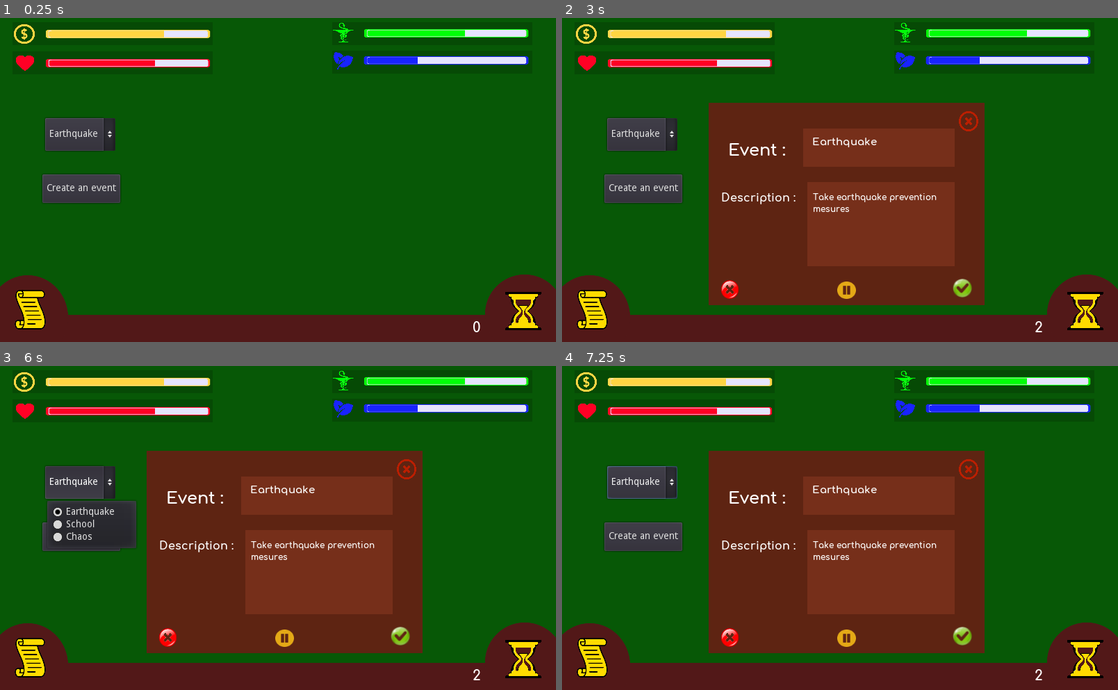
Above: before the commit, frames 1-4 (two rows, left to right).
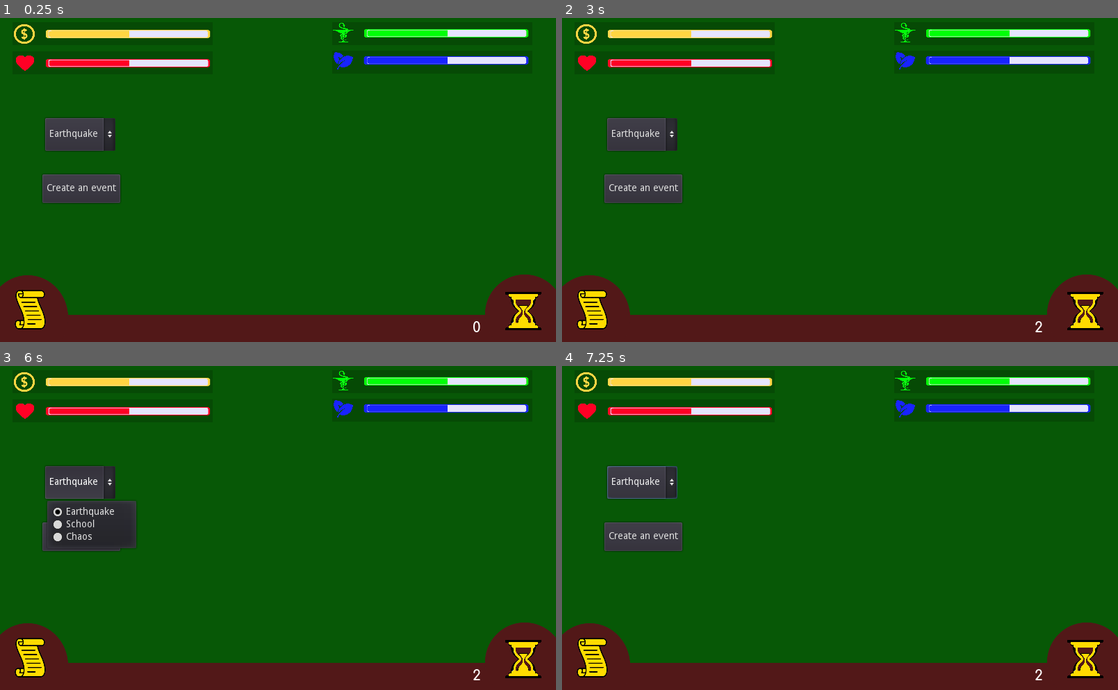
Above: after the commit, the same moments.

Repository: Speedphoenix/Mayor-of-Kanaka
Game: Godot game, scene res://scenes/MainScene.tscn
The game is run twice, just before and just after one commit, with the same random seed, the same clock (stepped at 60 frames per second) and the same inputs.
Inputs (mouse positions are in pixels of both pictures, inside the frame that each line leads up to):
- Up to frame 1 (0.25 s): no input
- Up to frame 2 (3 s): click (1084, 309) at 0.5 s; click (1084, 309) at 1.25 s; click "Create an event" at 2 s; click (728, 290) at 2.75 s
- Up to frame 3 (6 s): click (283, 638) at 3.52 s; click (400, 634) at 4.27 s; click (400, 634) at 5.02 s; click "Earthquake" at 5.75 s
- Up to frame 4 (7.25 s): click (589, 657) at 6.5 s

The runs differ from the first frame. In frame 1, 0.4% of the frame differs, in the area x 23-84%, y 3-16%; in frame 2, 31%, in the area x 23-84%, y 3-89%; in frame 3, 31%; in frame 4, 31%.

Commit message:
v0.1 of events management
events are now affectings global bars, but they still need to be improved

Diff:
--- a/assets/events/events.json
+++ b/assets/events/events.json
@@ -3,16 +3,12 @@
         "id" : 0,
         "title": "default title",
         "description": "default description",
-        "effect": {
+        "effects": {
             "onAccepted":{
-                "onBarID" : [],
-                "value": [],
-                "turnBeforeEffect" : []
+
             },
             "onRefused":{
-                "onBarID" : [],
-                "value": [],
-                "turnBeforeEffect" : []
+
             }
         }
     },
@@ -20,16 +16,32 @@
         "id" : 1,
         "title": "Earthquake",
         "description": "Take earthquake prevention mesures",
-        "effect": {
+        "effects": {
             "onAccepted":{
-                "onBarID" : [2, 3],
-                "value": [-20, 12],
-                "turnBeforeEffect" : [1, 3]
+                "1" : {
+                    "onBar" : "ECONOMY",
+                    "value": -15,
+                    "turnsBeforeEffect": 1
+                },
+                "2" : {
+                    "onBar" : "SATISFACTION",
+                    "value": 10,
+                    "turnsBeforeEffect": 2
+                }
+
             },
             "onRefused":{
-                "onBarID" : [2, 4],
-                "value": [2, 10],
-                "turnBeforeEffect" : [1, 1]
+                "1" : {
+                    "onBar" : "SATISFACTION",
+                    "value": -10,
+                    "turnsBeforeEffect": 1
+                },
+                "2" : {
+                    "onBar" : "HEALTH",
+                    "value": -20,
+                    "turnsBeforeEffect": 1
+                }
+
             }
         }
     },
@@ -37,16 +49,25 @@
         "id" : 2,
         "title": "School",
         "description": "Build a school",
-        "effect": {
-            "onAccepted":{
-                "onBarID" : [1, 2],
-                "value": [20, -10],
-                "turnBeforeEffect" : [2]
+        "effects": {
+            "onAccepted": {
+                "1" : {
+                    "onBar" : "SATISFACTION",
+                    "value": 30,
+                    "turnsBeforeEffect": 2
+                },
+                "2" : {
+                    "onBar" : "ECONOMY",
+                    "value": -10,
+                    "turnsBeforeEffect": 1
+                }
             },
             "onRefused":{
-                "onBarID" : [1, 2],
-                "value": [-20, 10],
-                "turnBeforeEffect" : [1, 1]
+                "1" : {
+                    "onBar" : "SATISFACTION",
+                    "value": -10,
+                    "turnsBeforeEffect": 1
+                }
             }
         }
     },
@@ -54,16 +75,30 @@
         "id" : 3,
         "title": "Chaos",
         "description": "Approve the Army of Chaos registration",
-        "effect": {
+        "effects": {
             "onAccepted":{
-                "onBarID" : [1, 2, 3, 4],
-                "value": [-20, 30, 10, 10],
-                "turnBeforeEffect" : [1, 1, 1, 2]
+                "1" : {
+                    "onBar" : "ECONOMY",
+                    "value": 30,
+                    "turnsBeforeEffect": 1
+                },
+                "2" : {
+                    "onBar" : "ECONOMY",
+                    "value": 10,
+                    "turnsBeforeEffect": 2
+                },
+                "3" : {
+                    "onBar" : "SATISFACTION",
+                    "value": -30,
+                    "turnsBeforeEffect": 1
+                }
             },
             "onRefused":{
-                "onBarID" : [1],
-                "value": [15],
-                "turnBeforeEffect" : [1]
+                "1" : {
+                    "onBar" : "SATISFACTION",
+                    "value": 10,
+                    "turnsBeforeEffect": 1
+                },
             }
         }
     }
--- a/scenes/BarsUI.tscn
+++ b/scenes/BarsUI.tscn
@@ -12,8 +12,10 @@
 [ext_resource path="res://assets/bars/progression_bar_empty_yellow.png" type="Texture" id=10]
 [ext_resource path="res://assets/bars/health.png" type="Texture" id=11]
 [ext_resource path="res://assets/bars/progression_bar_full_yellow.png" type="Texture" id=12]
+[ext_resource path="res://scripts/BarsUI.gd" type="Script" id=13]
 
 [node name="BarsUI" type="CanvasLayer"]
+script = ExtResource( 13 )
 
 [node name="BarsController" type="Control" parent="."]
 __meta__ = {
--- a/scenes/MainScene.tscn
+++ b/scenes/MainScene.tscn
@@ -6,7 +6,7 @@
 [ext_resource path="res://scenes/BarsUI.tscn" type="PackedScene" id=4]
 [ext_resource path="res://scenes/UnderUI.tscn" type="PackedScene" id=5]
 
-[node name="Main" type="Node2D"]
+[node name="Game" type="Node2D"]
 script = ExtResource( 2 )
 
 [node name="Background" type="ColorRect" parent="."]
@@ -73,4 +73,8 @@
 [node name="UnderUI" parent="UnderUIController" instance=ExtResource( 5 )]
 [connection signal="eventChanged" from="EventsController" to="EventsController/EventsUIController/EventsUI" method="_on_eventChanged"]
 [connection signal="pressed" from="EventsController/CreateEventButton" to="EventsController" method="_on_CreateEventButton_pressed"]
+[connection signal="accepted" from="EventsController/EventsUIController/EventsUI" to="BarsController/BarsUI" method="_on_event_accepted"]
 [connection signal="close" from="EventsController/EventsUIController/EventsUI" to="EventsController" method="_on_EventsUI_close"]
+[connection signal="onHold" from="EventsController/EventsUIController/EventsUI" to="BarsController/BarsUI" method="_on_event_onHold"]
+[connection signal="refused" from="EventsController/EventsUIController/EventsUI" to="BarsController/BarsUI" method="_on_event_refused"]
+[connection signal="nextTurn" from="UnderUIController/UnderUI" to="BarsController/BarsUI" method="_on_nextTurn"]
--- /dev/null
+++ b/scripts/BarsUI.gd
@@ -0,0 +1,68 @@
+extends CanvasLayer
+
+onready var bars
+
+# Called when the node enters the scene tree for the first time.
+func _ready():
+	var Global = get_node("/root/Global")
+	bars = Global.Bars
+
+	# Setting the bars initial values
+	$BarsController/Economy/EconomyBar.value = bars.ECONOMY
+	$BarsController/Health/HealthBar.value = bars.HEALTH
+	$BarsController/Nature/NatureBar.value = bars.NATURE
+	$BarsController/Satisfation/SatisfactionBar.value = bars.SATISFACTION
+
+
+# Called every frame. 'delta' is the elapsed time since the previous frame.
+#func _process(delta):
+#	pass
+
+func _on_event_accepted(event):
+	var effects = event["effects"]["onAccepted"]
+	for effectIndex in effects.size():
+		var effect = effects[String(effectIndex+1)]
+		var onBar = effect["onBar"]
+		match onBar:
+			"ECONOMY":
+				print("Economy affected")
+				bars.ECONOMY += effect["value"]
+			"HEALTH":
+				print("Health affected")
+				bars.HEALTH += effect["value"]
+			"SATISFACTION":
+				print("Satisfaction affected")
+				bars.SATISFACTION += effect["value"]
+			"NATURE":
+				print("Nature affected")
+				bars.NATURE += effect["value"]
+
+func _on_event_refused(event):
+	var effects = event["effects"]["onRefused"]
+	for effectIndex in effects.size():
+		var effect = effects[String(effectIndex+1)]
+		var onBar = effect["onBar"]
+		match onBar:
+			"ECONOMY":
+				print("Economy affected")
+				bars.ECONOMY += effect["value"]
+			"HEALTH":
+				print("Health affected")
+				bars.HEALTH += effect["value"]
+			"SATISFACTION":
+				print("Satisfaction affected")
+				bars.SATISFACTION += effect["value"]
+			"NATURE":
+				print("Nature affected")
+				bars.NATURE += effect["value"]
+
+
+func _on_event_onHold(event):
+	pass # Replace with function body.
+
+
+func _on_nextTurn():
+	$BarsController/Economy/EconomyBar.value = bars.ECONOMY
+	$BarsController/Health/HealthBar.value = bars.HEALTH
+	$BarsController/Nature/NatureBar.value = bars.NATURE
+	$BarsController/Satisfation/SatisfactionBar.value = bars.SATISFACTION
--- a/scripts/EventsUI.gd
+++ b/scripts/EventsUI.gd
@@ -1,12 +1,15 @@
 extends CanvasLayer
 
 signal close
+signal accepted(event)
+signal refused(event)
+signal onHold(event)
 
 export var currentEventID = 0
 
 var previousEventID
 var currentEvent
-var events
+onready var events
 
 func _ready():
 	previousEventID = -1
@@ -37,12 +40,18 @@
 
 func _on_AcceptButton_pressed():
 	print("You accepted the event : ", currentEvent["title"])
+	emit_signal("accepted", currentEvent)
+	emit_signal("close")
 
 func _on_RefuseButton_pressed():
 	print("You refused the event : ", currentEvent["title"])
+	emit_signal("refused", currentEvent)
+	emit_signal("close")
 
 func _on_HoldButton_pressed():
 	print("You put on hold the event : ", currentEvent["title"])
+	emit_signal("onHold", currentEvent)
+	emit_signal("close")
 
 func _on_CloseButton_pressed():
 	print("You closed the event : ", currentEvent["title"])
--- a/scripts/Global.gd
+++ b/scripts/Global.gd
@@ -5,11 +5,17 @@
 
 var currentTurn
 
+enum Bars {ECONOMY, HEALTH, SATISFACTION, NATURE}
+
 func _ready():
 	events = getEventsData()
 	# disable if you do not want to display dev tools
 	devmode = true
 	currentTurn = 0
+	Bars.ECONOMY = 50
+	Bars.HEALTH = 50
+	Bars.SATISFACTION = 50
+	Bars.NATURE = 50
 
 func _process(_delta):
 	pass
--- a/scripts/UnderUI.gd
+++ b/scripts/UnderUI.gd
@@ -1,10 +1,19 @@
 extends CanvasLayer
+
+signal nextTurn
+
+onready var currentTurn
 
 # Called when the node enters the scene tree for the first time.
 func _ready():
-	$CurrentTurnLabel.text =  "0"
+	var Global = get_node("/root/Global")
+	currentTurn = Global.currentTurn
+	$CurrentTurnLabel.text =  String(currentTurn)
 
 func _on_NextTurnButton_pressed():
 	var currentTurn = int($CurrentTurnLabel.text)
 	var newCurrentTurn = currentTurn + 1
 	$CurrentTurnLabel.text =  String(newCurrentTurn)
+	var Global = get_node("/root/Global")
+	Global.currentTurn += 1
+	emit_signal("nextTurn")
Not shown: 1 places in scenes/BarsUI.tscn that only renumber resources
